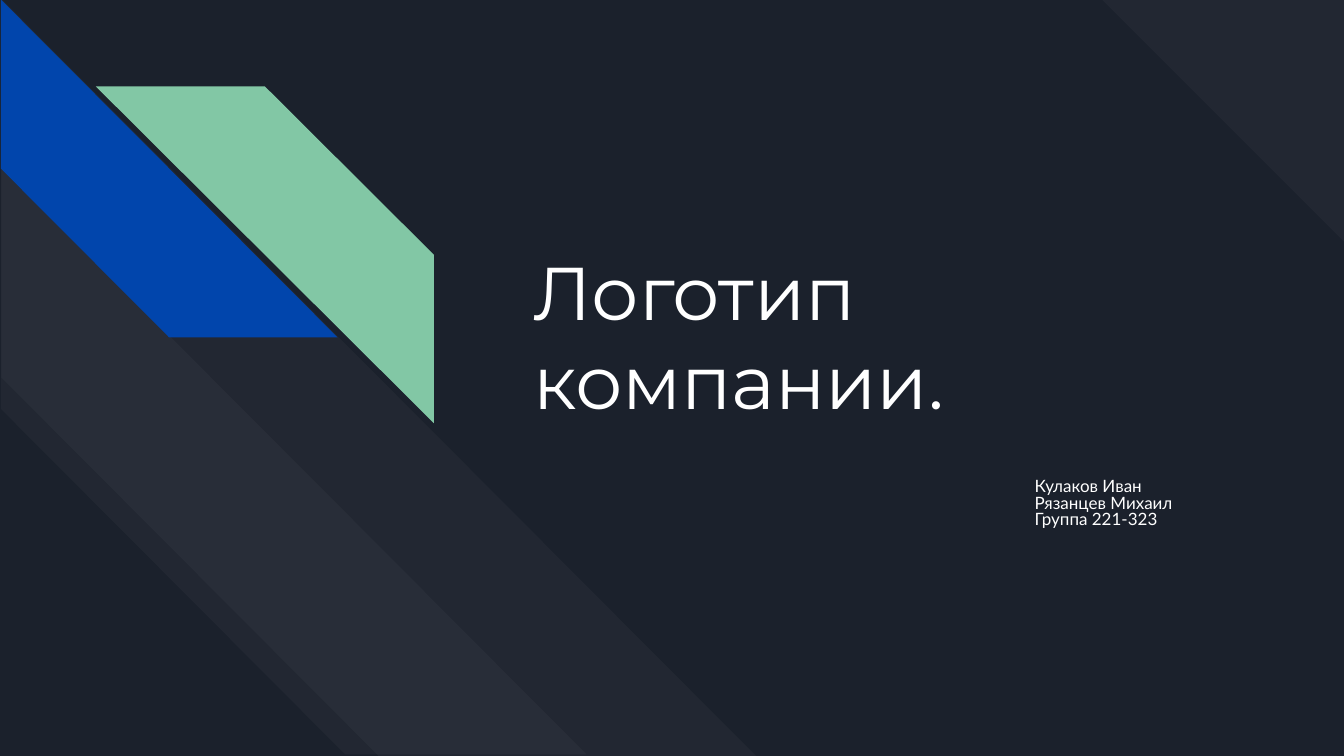
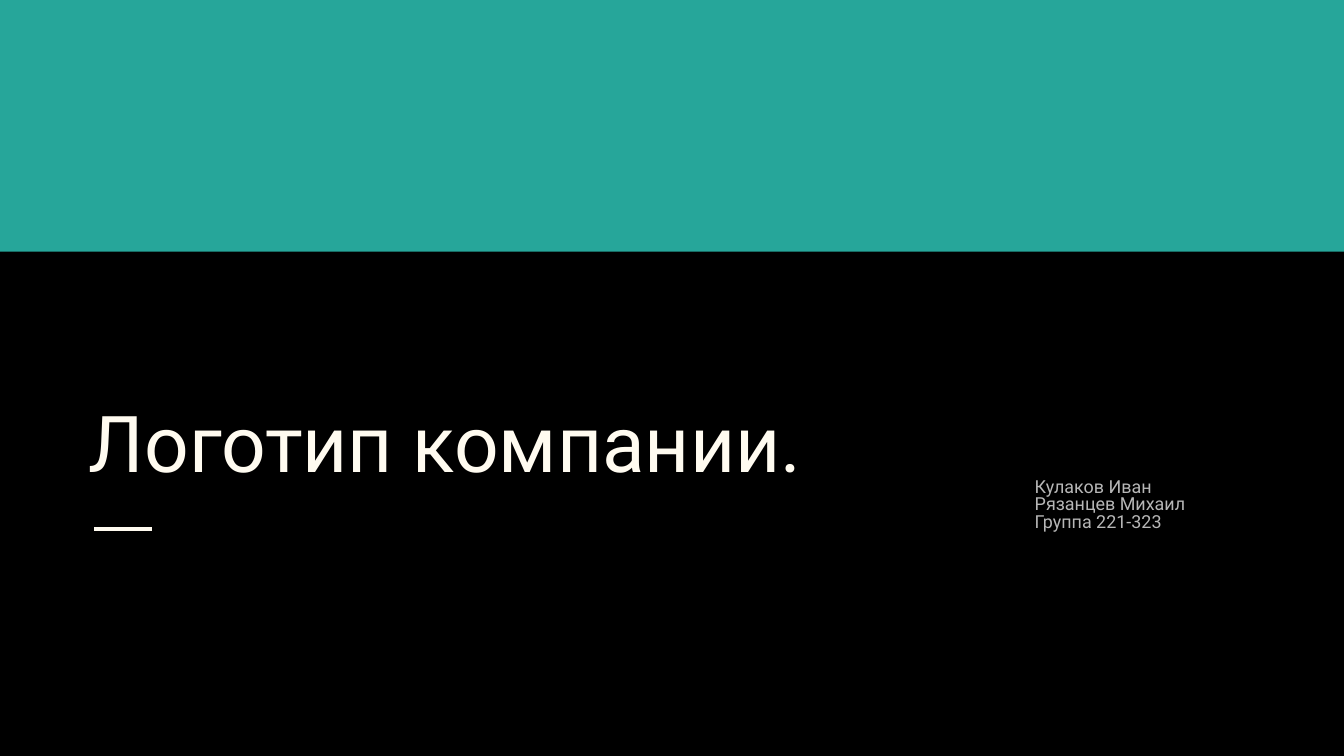
Before and after one commit to MakinFantasy/ww, a slide deck: slide 1 of 1. Логотип компании.pptx. Drawn at 1344x756 pixels with LibreOffice and Linux fonts; fonts in the diff are those of the drawing. Boxes give left, top, right and bottom in pixels: in the first picture for what was removed or moved away, otherwise in the second. Text is boxed around its words. In the diff, an @@ line names an element or a change of style, - is before the commit and + after.

```diff
--- a/1. Логотип компании.pptx
+++ b/1. Логотип компании.pptx
@@ background #1B212C to #000000 @@
@@ rectangle added at box(0, 0, 1344, 251), fill #26A69A @@
@@ diag stripe removed at box(1102, 0, 1344, 242) @@
@@ group removed at box(0, 1, 757, 755): 4 diag stripes @@
@@ title "Логотип компании.": place and size @@
-title "Логотип компании." at box(533, 267, 944, 410)
+title "Логотип компании." at box(89, 416, 801, 473)
@@ title "Логотип компании." at box(89, 416, 801, 473): size 40 to 42 pt, font Montserrat to Roboto, text colour #FFFFFF to #FFFBF0; vertical alignment top to bottom @@
@@ subtitle "Кулаков Иван" at box(1035, 480, 1185, 532): size 9.1 to 9.6 pt, font Lato to Roboto, text colour #FFFFFF to #B7B7B7 @@
@@ line added from (94, 528) to (152, 528), #FFFBF0 2.25 pt @@
```
Also in this commit, not shown: 3 other slides changed, 1 other file.
